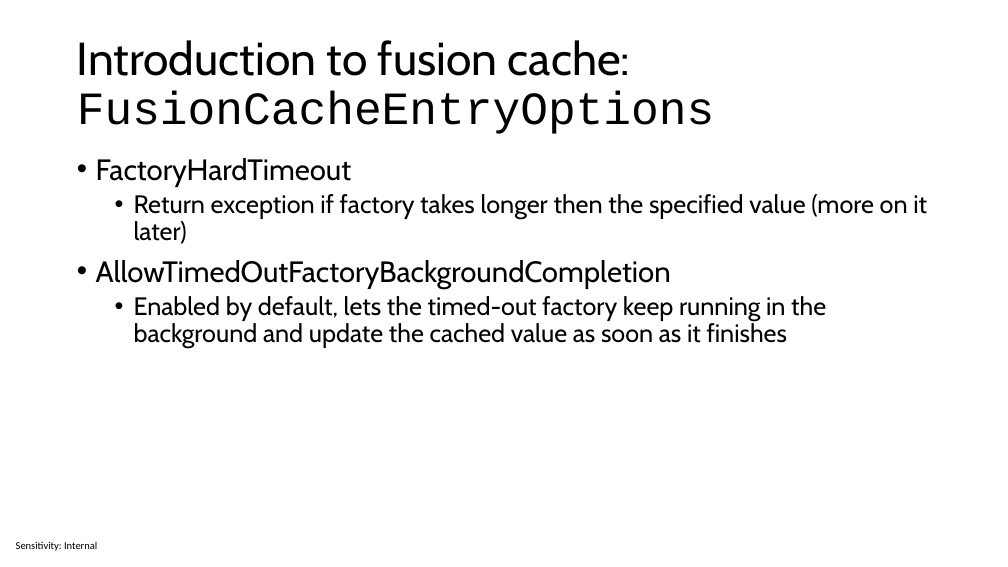
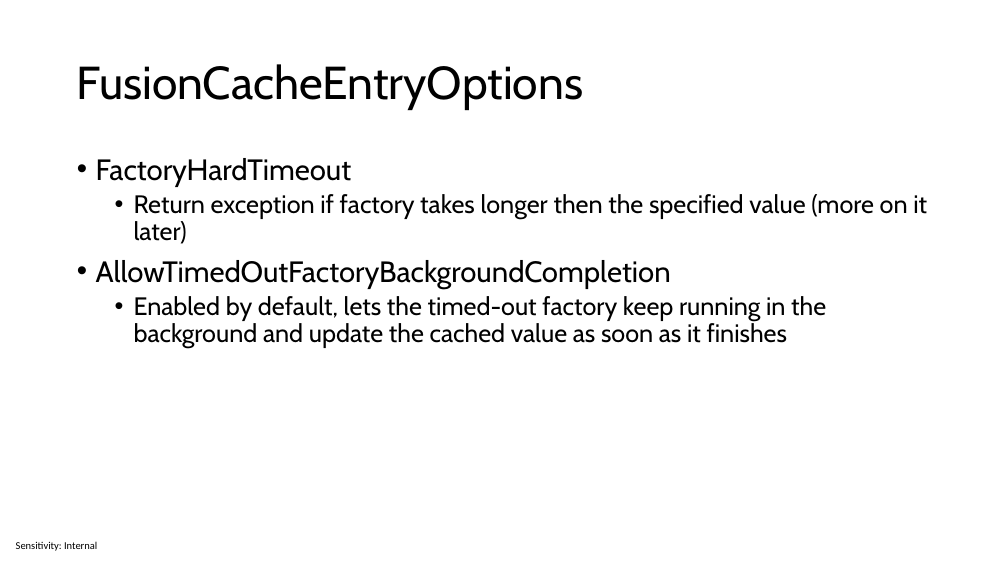
Before and after one commit to sabbadino/cache-like-a-pro-fusion-cache, a slide deck: slide 17 of cache-like-a-pro.pptx (slide 16 before the commit). Drawn at 1008x567 pixels with LibreOffice and Linux fonts; fonts in the diff are those of the drawing. Boxes give left, top, right and bottom in pixels: in the first picture for what was removed or moved away, otherwise in the second. Text is boxed around its words. In the diff, an @@ line names an element or a change of style, - is before the commit and + after.

```diff
--- a/cache-like-a-pro.pptx
+++ b/cache-like-a-pro.pptx
@@ title at box(77, 64, 583, 110): text changed @@
-Introduction to fusion cache: FusionCacheEntryOptions
+FusionCacheEntryOptions
```
Also in this commit, not shown: 12 other slides changed, 4 slides added, 1 slide removed.
